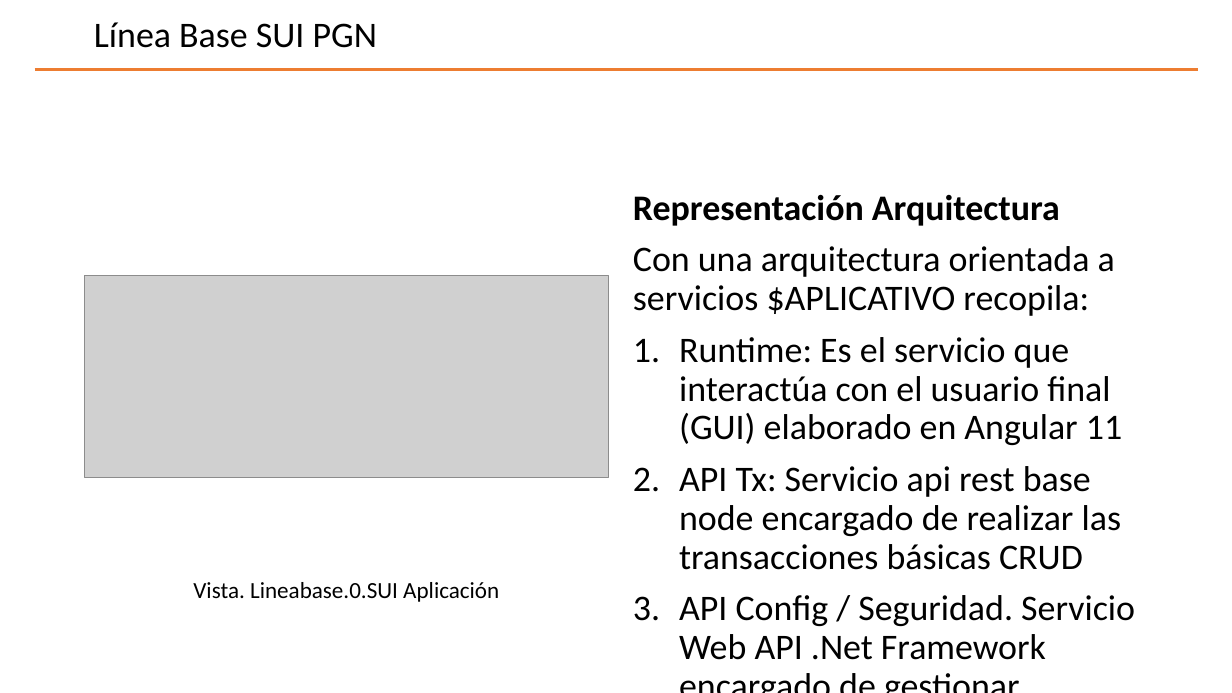
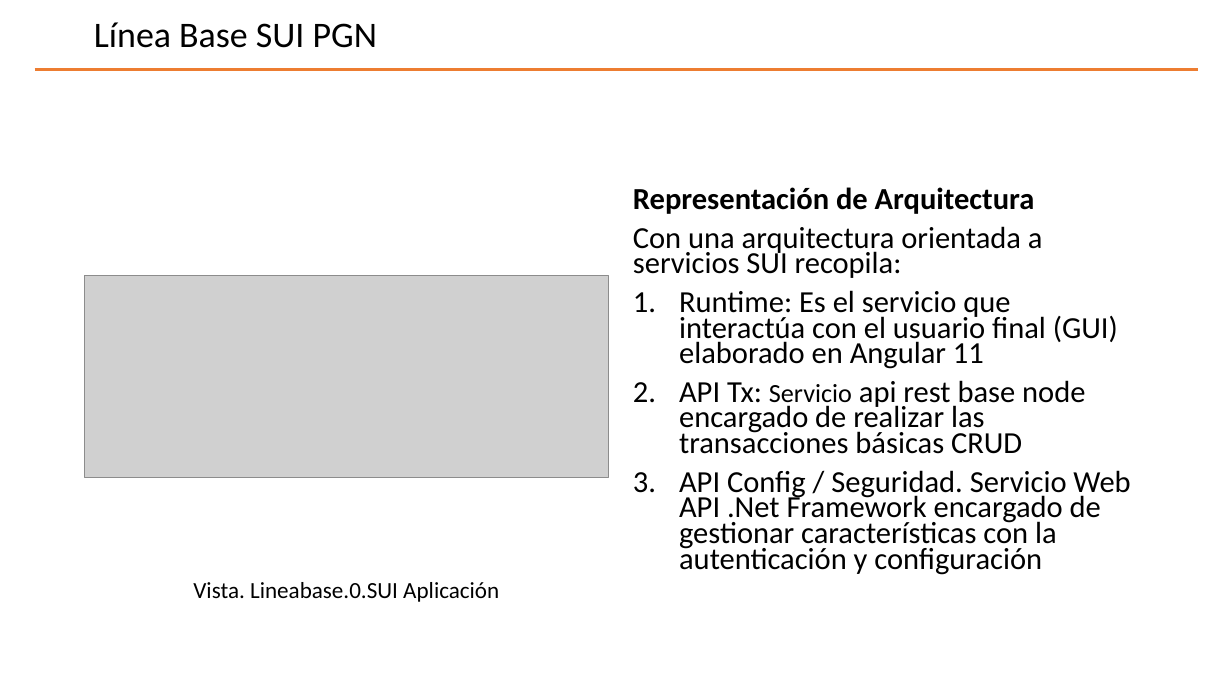
Before and after one commit to hwong23/pgn-078, a slide deck: slide 4 of content/pptxoutpt.pptx (slide 3 before the commit). Drawn at 1232x693 pixels with LibreOffice and Linux fonts; fonts in the diff are those of the drawing; grey boxes stand for pictures; background and template pictures are left out. Boxes give left, top, right and bottom in pixels: in the first picture for what was removed or moved away, otherwise in the second. Text is boxed around its words. In the diff, an @@ line names an element or a change of style, - is before the commit and + after.

Commit message:
ppt SUI-2

```diff
--- a/content/pptxoutpt.pptx
+++ b/content/pptxoutpt.pptx
@@ text at [633,187,1043,278]: text changed; size 28 to 23.8 pt @@
-Representación Arquitectura
-Con una arquitectura orientada a servicios $APLICATIVO recopila:
+Representación de Arquitectura
+Con una arquitectura orientada a servicios SUI recopila:
@@ text at [679,290,1130,575]: size 28 to 23.8 pt in "Runtime: Es el servicio que interactúa con ...", "API Tx: api rest base node encargado ...", "API Config / Seguridad. Servicio Web API ..."; size 28 to 20.4 pt in "Servicio"; line spacing 0.9 to 0.7 @@
```
Also in this commit, not shown: 6 other slides changed, 2 slides added, 4 other files.
